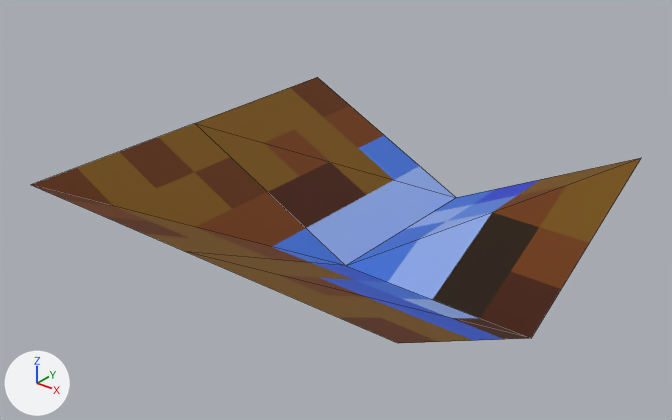
The glTF model addons/tile_to_gridmap/example/gridmaps/meshes/fp_water_dirt_07.gltf: old version first, new version second.
Rendered twice from a 50 mm lens placed at (1.214, -1.554, 0.605), pointed at (-0.024, -0.007, -0.354). Every picture has the same lights, and +X, +Y and +Z are marked at lower left. Mesh edges are drawn as thin lines. Vertices at the same position are counted once.

Objects in the first picture: 'fp_water_dirt_07'.
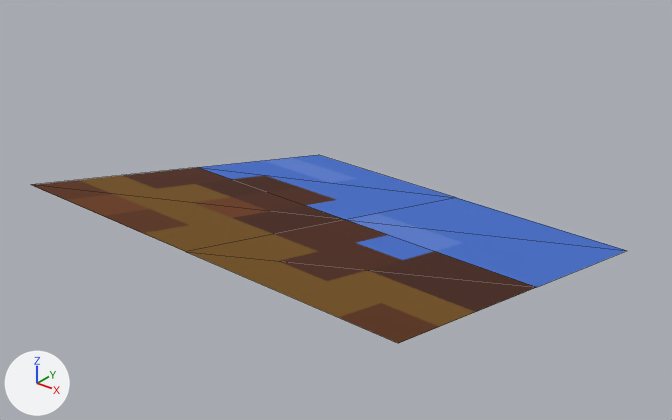
The change, as a diff of the scene's bpy script:
```diff
--- a/addons/tile_to_gridmap/example/gridmaps/meshes/fp_water_dirt_07.gltf.py
+++ b/addons/tile_to_gridmap/example/gridmaps/meshes/fp_water_dirt_07.gltf.py
@@ img_tiletogridterrain_0_png @@
+img_tiletogridterrain_0_png = load_image('tiletogridterrain_0.png', 'tiletogridterrain_0.png', 256, 256, 'sRGB')
@@ mat_tiletogridterrain_0 @@
+mat_tiletogridterrain_0 = bpy.data.materials.new('tiletogridterrain_0')
+# uses the picture img_tiletogridterrain_0_png
@@ me_mesh_0 @@
 me_mesh_0.from_pydata(...)  # 9 vertices, 8 faces; spans x -0.5..0.5, y -0.5..0.5, z -0.5..-0.25
 # used by ob_fp_water_dirt_07; location = (0.0, 0.0, 0.0)
 # verts and faces of me_mesh_0; kept vertices keep their numbers, new ones are numbered from 9
 # before: 0 (-0.5, 0.0, -0.25) at pixel (194, 123), 1 (0.0, 0.5, -0.5) at pixel (456, 197), 2 (-0.5, 0.5, -0.25) at pixel (317, 77), 3 (0.0, 0.0, -0.5) at pixel (345, 265), 4 (0.5, 0.5, -0.25) at pixel (641, 157)
 # before: 5 (0.5, 0.0, -0.5) at pixel (531, 338)
+# me_mesh_0 part 1
+delete_vertices([2, 4])  # with the faces that use them
+verts[0] = (-0.5, 0.0, -0.375)  # moved, pixel (197, 167)
+verts[3] = (0.0, 0.0, -0.375)  # moved, pixel (345, 219)
+verts[5] = (0.5, 0.0, -0.375)  # moved, pixel (536, 287)
+verts[9] = (-0.5, 0.5, -0.5)  # pixel (318, 154)
+verts[10] = (0.5, 0.5, -0.5)  # pixel (627, 250)
+faces += [(0, 1, 9), (1, 3, 10), (3, 5, 10)]
+# me_mesh_0 part 2: 5 faces spanning x -0.5..0.5, y -0.5..0.5, z -0.5..-0.25 switch from mat_forgottenplainsterrain_0 to mat_tiletogridterrain_0
```

Changed parts and their boxes (x1, y1, x2, y2) in the pictures (672 x 420 px; the box of a moved part takes in the faces that stretch with it):
'fp_water_dirt_07', reshaped (29% shorter): before (32, 77, 641, 343); after (32, 155, 627, 343)
part 1 of me_mesh_0, moved or reshaped: before (196, 77, 641, 338); after (199, 155, 627, 287)
part 2 of me_mesh_0, recoloured: before (32, 123, 529, 343); after (32, 167, 536, 343)
